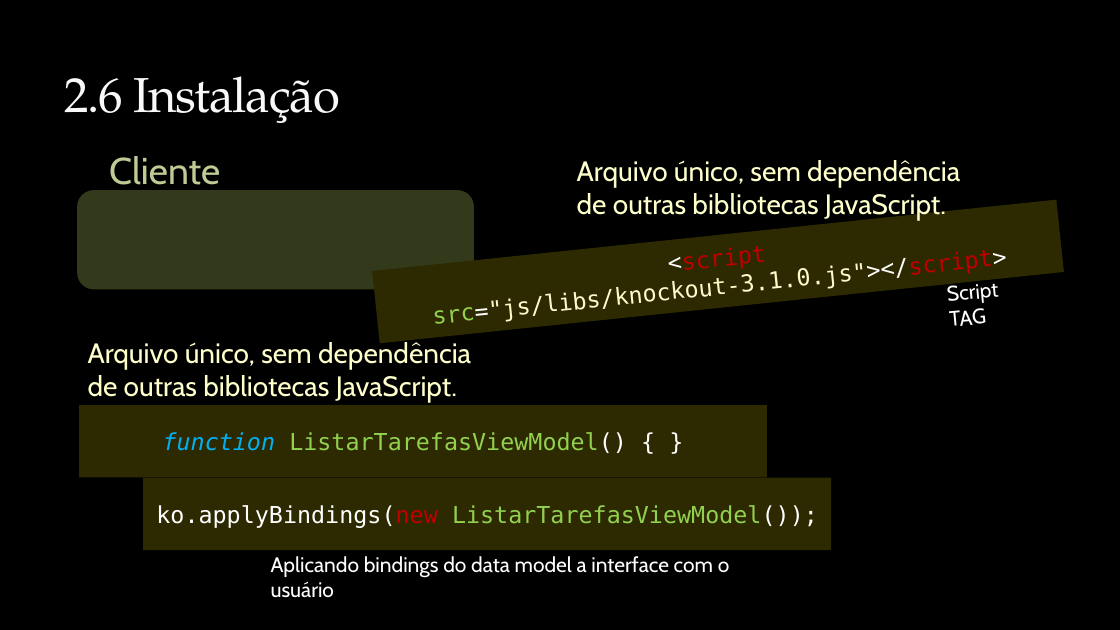
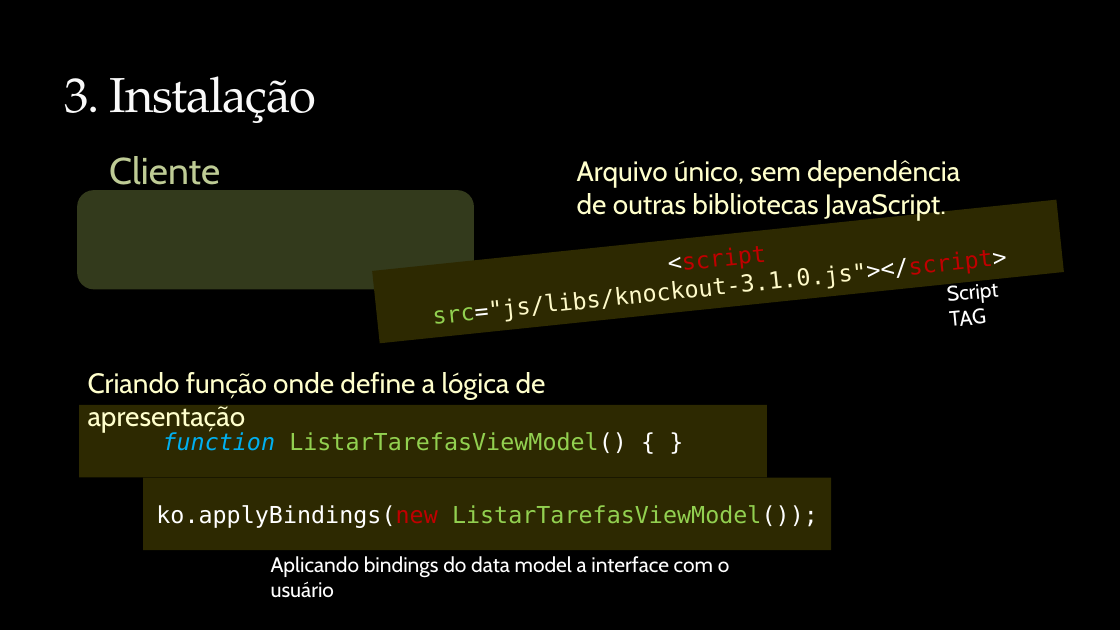
Before and after one commit to rodrigolessa/Sample.Kadastro.Knockout, a slide deck: slide 8 of Apresentacao.Knockout.JS/Knockout.JS.2014.04.pptx (slide 9 before the commit). Drawn at 1120x630 pixels with LibreOffice and Linux fonts; fonts in the diff are those of the drawing; background and template pictures are left out. Boxes give left, top, right and bottom in pixels: in the first picture for what was removed or moved away, otherwise in the second. Text is boxed around its words. In the diff, an @@ line names an element or a change of style, - is before the commit and + after.

```diff
--- a/Apresentacao.Knockout.JS/Knockout.JS.2014.04.pptx
+++ b/Apresentacao.Knockout.JS/Knockout.JS.2014.04.pptx
@@ title at (64,76,317,123): text changed @@
-2.6 Instalação
+3. Instalação
@@ text at (88,372,546,433): text changed @@
-Arquivo único, sem dependência
-de outras bibliotecas JavaScript.
+Criando função onde define a lógica de apresentação
```
Also in this commit, not shown: 10 other slides changed, 3 slides added, 3 other files.
